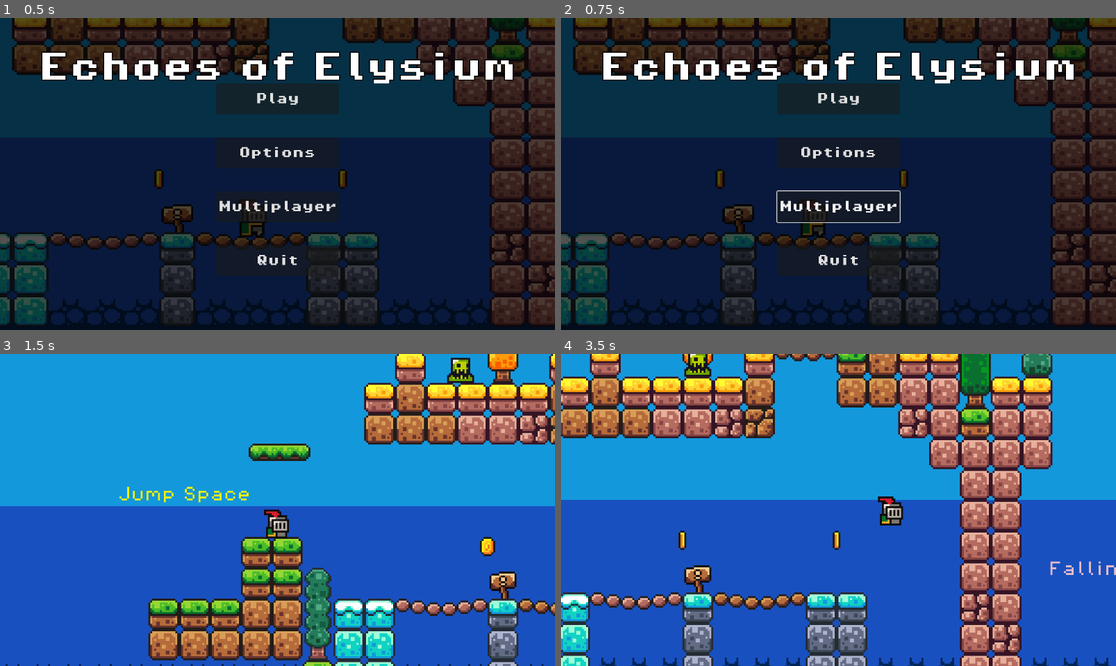
Above: before the commit, frames 1-4 (two rows, left to right).
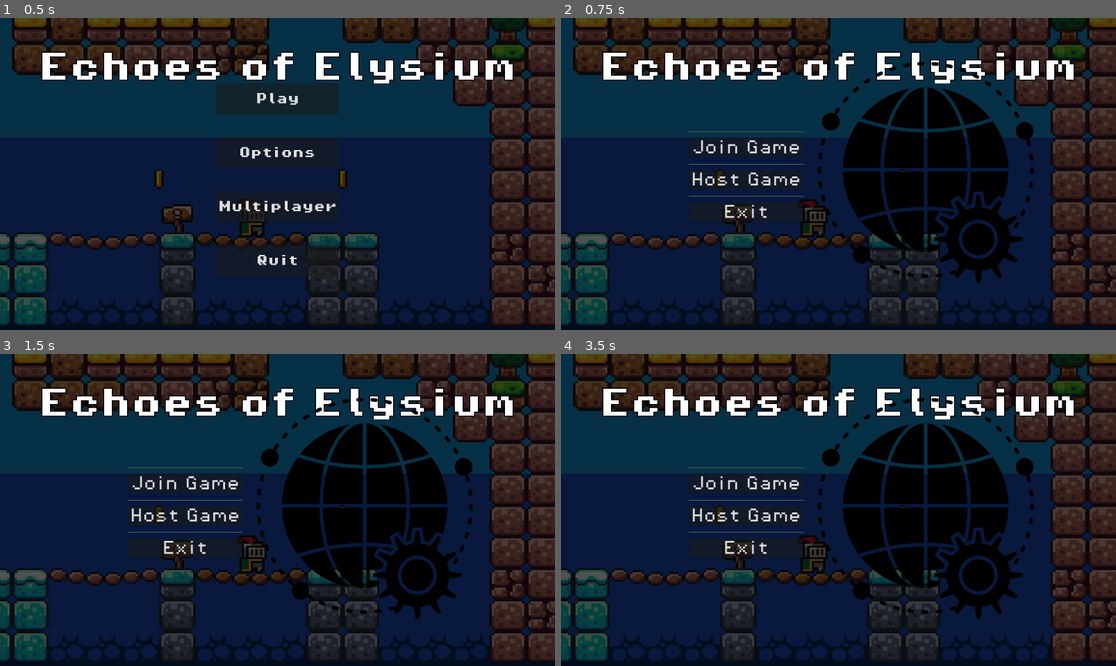
Above: after the commit, the same moments.

Repository: JudahSan/echoes_of_elysium-godot-port
Game: Godot game, scene res://scenes/main_menu/menu.tscn
Same seed, same stepped clock (60 frames per second), same inputs: the game is played once before the commit and once after it.
Inputs (mouse positions are in pixels of both pictures, inside the frame that each line leads up to):
- Up to frame 1 (0.5 s): no input
- Up to frame 2 (0.75 s): click "Multiplayer" at 0.5 s
- Up to frame 3 (1.5 s): click (277, 435) at 1.25 s, where only the run before the commit has a clickable "Play"
- Up to frame 4 (3.5 s): tap Enter at 2 s; hold Right (move_right) from 2.03 s (still down); tap Space (jump) at 2.27, 3.02 s

Frame 1 is identical in both runs. In frame 2, 16% of the frame differs, in the area x 23-86%, y 14-86%; in frame 3, 99%; in frame 4, 99%, in the area x 0-100%, y 0-100%.

Commit message:
Fix exit button bug, add image in multiplayer menu

Diff:
--- a/scenes/main_menu/multiplayer_menu.tscn
+++ b/scenes/main_menu/multiplayer_menu.tscn
@@ -1,7 +1,8 @@
-[gd_scene load_steps=3 format=3 uid="uid://cn6t8tchbbaqm"]
+[gd_scene load_steps=4 format=3 uid="uid://cn6t8tchbbaqm"]
 
 [ext_resource type="Script" path="res://scripts/multiplayer_menu.gd" id="1_12jt7"]
 [ext_resource type="FontFile" uid="uid://pbrbu6kkxj16" path="res://assets/fonts/PixelOperator8.ttf" id="2_7e443"]
+[ext_resource type="Texture2D" uid="uid://rq7vkqyvutu4" path="res://assets/images/multiplayer.png" id="3_ayg00"]
 
 [node name="MultiplayerMenu" type="Control"]
 layout_mode = 3
@@ -21,21 +22,26 @@
 anchor_top = 0.5
 anchor_right = 0.5
 anchor_bottom = 0.5
-offset_left = -118.0
-offset_top = -41.0
-offset_right = 211.0
-offset_bottom = 104.0
+offset_left = -310.5
+offset_top = -114.5
+offset_right = 310.5
+offset_bottom = 114.5
 grow_horizontal = 2
 grow_vertical = 2
 
 [node name="HBoxContainer" type="HBoxContainer" parent="MarginContainer"]
 layout_mode = 2
+size_flags_vertical = 4
 
 [node name="VBoxContainer" type="VBoxContainer" parent="MarginContainer/HBoxContainer"]
 layout_mode = 2
 
+[node name="HSeparator" type="HSeparator" parent="MarginContainer/HBoxContainer/VBoxContainer"]
+custom_minimum_size = Vector2(10, 20)
+layout_mode = 2
+
 [node name="JoinGame" type="Button" parent="MarginContainer/HBoxContainer/VBoxContainer"]
-custom_minimum_size = Vector2(1.9, 0)
+custom_minimum_size = Vector2(10, 21.085)
 layout_mode = 2
 size_flags_vertical = 3
 size_flags_stretch_ratio = 7.84
@@ -43,8 +49,12 @@
 theme_override_font_sizes/font_size = 30
 text = "Join Game"
 
+[node name="HSeparator2" type="HSeparator" parent="MarginContainer/HBoxContainer/VBoxContainer"]
+custom_minimum_size = Vector2(10, 20)
+layout_mode = 2
+
 [node name="HostGame" type="Button" parent="MarginContainer/HBoxContainer/VBoxContainer"]
-custom_minimum_size = Vector2(1.9, 0)
+custom_minimum_size = Vector2(10, 21.085)
 layout_mode = 2
 size_flags_vertical = 3
 size_flags_stretch_ratio = 7.84
@@ -52,5 +62,24 @@
 theme_override_font_sizes/font_size = 30
 text = "Host Game"
 
+[node name="HSeparator3" type="HSeparator" parent="MarginContainer/HBoxContainer/VBoxContainer"]
+custom_minimum_size = Vector2(10, 20)
+layout_mode = 2
+
+[node name="Exit" type="Button" parent="MarginContainer/HBoxContainer/VBoxContainer"]
+custom_minimum_size = Vector2(10, 21.085)
+layout_mode = 2
+size_flags_vertical = 3
+size_flags_stretch_ratio = 7.84
+theme_override_fonts/font = ExtResource("2_7e443")
+theme_override_font_sizes/font_size = 30
+text = "Exit
+"
+
+[node name="Multiplayer" type="Sprite2D" parent="."]
+position = Vector2(181, -3)
+texture = ExtResource("3_ayg00")
+
 [connection signal="pressed" from="MarginContainer/HBoxContainer/VBoxContainer/JoinGame" to="." method="_on_join_game_pressed"]
 [connection signal="pressed" from="MarginContainer/HBoxContainer/VBoxContainer/HostGame" to="." method="_on_host_game_pressed"]
+[connection signal="pressed" from="MarginContainer/HBoxContainer/VBoxContainer/Exit" to="." method="_on_exit_menu_pressed"]
--- a/scripts/menu.gd
+++ b/scripts/menu.gd
@@ -28,11 +28,40 @@
 	if multiplayer_menu_instance == null:
 		multiplayer_menu_instance = multiplayer_menu_scene.instantiate()
 		add_child(multiplayer_menu_instance)
+		multiplayer_menu_instance.set_main_menu(self)
+
+	if multiplayer_menu_instance.visible:
+		# Show other menu buttons
+		play.visible = true
+		options.visible = true
+		quit.visible = true
+		multiplayer_button.visible = true
+
+		# Hide multiplayer menu
+		multiplayer_menu_instance.visible = false
+		print("Multiplayer menu hidden.")
+	else:
+		# Hide other menu buttons
+		play.visible = false
+		options.visible = false
+		quit.visible = false
+		multiplayer_button.visible = false
+
+		# Show multiplayer menu
 		multiplayer_menu_instance.visible = true
 		print("Multiplayer menu instantiated and made visible.")
-	else:
-		multiplayer_menu_instance.visible = not multiplayer_menu_instance.visible
-		print("Toggled multiplayer menu visibility to: ", multiplayer_menu_instance.visible)
+
+func show_main_menu():
+	# Show other menu buttons
+	play.visible = true
+	options.visible = true
+	quit.visible = true
+	multiplayer_button.visible = true
+
+	# Hide multiple menu
+	if multiplayer_menu_instance != null:
+		multiplayer_menu_instance.visible = false
+	print("Returned to the main menu")
 
 func _on_quit_pressed():
 	get_tree().quit()
--- a/scripts/multiplayer_menu.gd
+++ b/scripts/multiplayer_menu.gd
@@ -3,13 +3,26 @@
 
 @onready var host_game = $MarginContainer/HBoxContainer/VBoxContainer/HostGame as Button
 @onready var join_game = $MarginContainer/HBoxContainer/VBoxContainer/JoinGame as Button
+@onready var exit_menu = $MarginContainer/HBoxContainer/VBoxContainer/Exit as Button
 
-func ready():
+# Reference to the main menu
+var main_menu = null
+
+func _ready():
 	host_game.pressed.connect(_on_host_game_pressed)
 	join_game.pressed.connect(_on_join_game_pressed)
+	exit_menu.pressed.connect(_on_exit_menu_pressed)
 
 func _on_host_game_pressed():
 	print("Hosting a game....")
 
 func _on_join_game_pressed():
 	print("Joining as Player 2")
+
+func _on_exit_menu_pressed():
+	if main_menu != null:
+		main_menu.show_main_menu()
+		self.hide()
+
+func set_main_menu(menu):
+	main_menu = menu
Binary file added: assets/images/multiplayer.png
Not shown, added: assets/images/multiplayer.png.import
